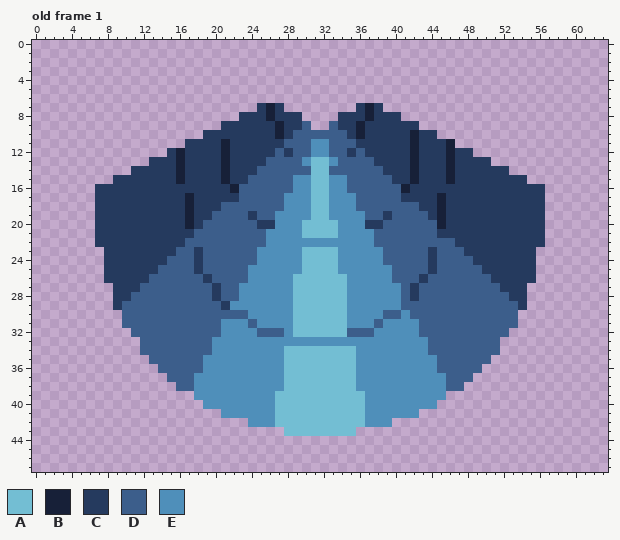
Two versions of one pixel-art file, Art/SourceFiles/tube.ase. The picture above is the old version.
64x48 pixels, 3 frames. Colours within 5 levels of each other are drawn and written as one. Shown: old frame 1. The commit also changed other frames, which this record leaves out.
Visible layers, top first: "lines", "tube".
Palette (. is transparent): A #73bed3  B #172038  C #253a5e  D #3c5e8b  E #4f8fba
Pixels before, old frame 1 (only the part around the change), first column x 13:
 0 ..................................
 1 ..................................
 2 ..................................
 3 ..................................
 4 ..................................
 5 ..................................
 6 ..................................
 7 ............CBC........CBC........
 8 ..........CCCBCCC....CCCBCCC......
 9 ........CCCCCCBCCD..DCCBCCCCCC....
10 ......CCCCCCCCBCDDDDDDCBCCCCCBCC..
11 ....CCCCBCCCCCCDDDEEDDDCCCCCCBCCCB
12 ..CBCCCCBCCCCCDCDDEEDDCDCCCCCBCCCB
13 CCCBCCCCBCCCCDDDDEAAEDDDDCCCCBCCCB
14 CCCBCCCCBCCCDDDDDDAADDDDDDCCCBCCCB
15 CCCBCCCCBCCDDDDDEEAAEEDDDDDCCBCCCB
16 CCCCCCCCCBDDDDDDEEAAEEDDDDDDBCCCCC
17 CCCCBCCCCCDDDDDEEEAAEEEDDDDDCCCCBC
18 CCCCBCCCDDDDDDDEEEAAEEEDDDDDDDCCBC
19 CCCCBCCDDDDCDDEEEEAAEEEEDDCDDDDCBC
20 CCCCBCDDDDDDCCEEEAAAAEEECCDDDDDDBC
And afterwards:
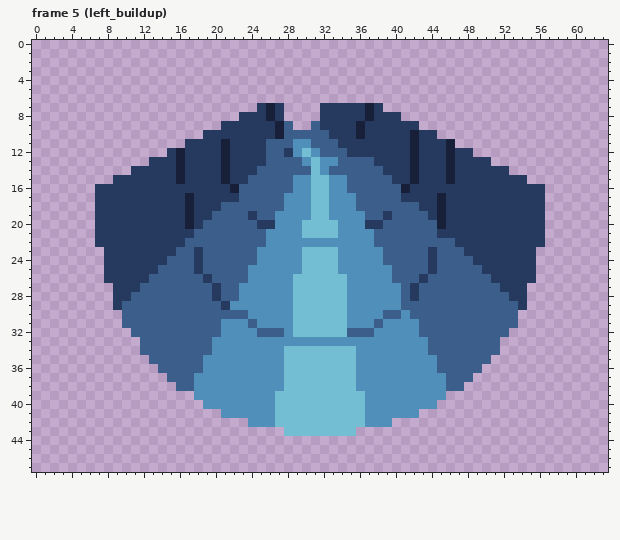
A new or re-ordered frame is compared with the old frame closest to it.
Difference:
frames 3 -> 7
Frame 5 (left_buildup) is new; against old frame 1, layer "tube":
y 7: x 32..35 .... -> CCCC
y 8: x 28..29 CC -> ..; x 32..33 .. -> CC
y 9: x 28..33 CCD..D -> D..DCC
y 10: x 28 C -> D; x 33..34 DD -> CC
y 11: x 26..27 CC -> DD; x 29..32 DDEE -> EEDD; x 34..35 DD -> CC
y 12: x 26 C -> D; x 29..30 DD -> EA; x 32 E -> D; x 36 D -> C
y 13..14: x 32 A -> E
